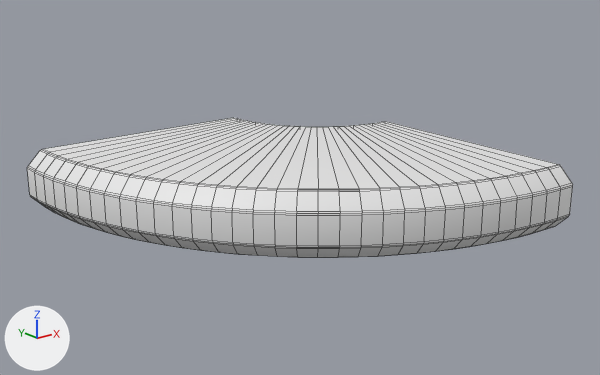
An edit to the OBJ model Assets/Data/Common/Platforms/Beveled/BeveledArch45/BeveledArch.obj, drawn before and after from the same camera.
Both versions are drawn from a 50 mm camera at (-5.45, -6.42, 2.3) aimed at (-1.59, -1.59, 0.37). The lights are fixed; the arrows at lower left show +X, +Y and +Z. Mesh edges are drawn as thin lines. Where no turn or scale is listed for an object, it has been applied to the vertices.

Before the edit, the objects in view are built like this:
```python
me_arch_004 = bpy.data.meshes.new('Arch.004')
me_arch_004.from_pydata(...)  # 462 vertices, 450 faces; spans x -3.15..-0.15, y -3.05..-0.05, z 0.1..0.6
me_arch_004.materials.append(mat_killerobstacle_001)  # white #e7e7e7
ob_arch_004 = bpy.data.objects.new('Arch.004', me_arch_004)
ob_arch_004.location = (0.0, 0.0, 0.0)
```
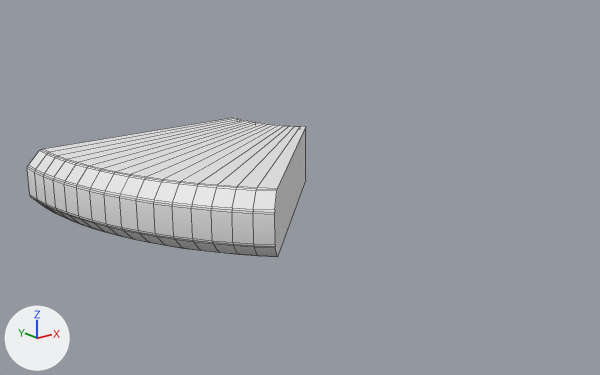
The newer file is also turned or shifted as a whole; pictures and numbers use the older file's frame.

What changed in the scene script:
```text
Change me_arch_004:
    used by ob_arch_004; location = (0.0, 0.0, 0.0)
    remove me_arch_004.from_pydata(...)  # 462 vertices, 450 faces; spans x -3.15..-0.15, y -3.05..-0.05, z 0.1..0.6
    add me_arch_004.from_pydata(...)  # 238 vertices, 226 faces; spans x -3.15..-0.86, y -2.17..-0.05, z 0.1..0.6
    me_arch_004 part 1
    226 vertices are removed from x -2.26..-0.15, y -3.05..-0.79, z 0.1..0.6
    229 faces are deleted
    2 vertices are added at (-2.26, -2.16, 0.21), (-2.26, -2.16, 0.49)
    5 new faces join them
```

Changed parts and their boxes (x1, y1, x2, y2) in the pictures (600 x 375 px):
'Arch.004', reshaped (49% narrower)
    before: (27, 118, 573, 257)
    after: (27, 118, 306, 257)
part 1 of me_arch_004, cut back
    before: (253, 121, 573, 257)
    after: (253, 127, 306, 256)
